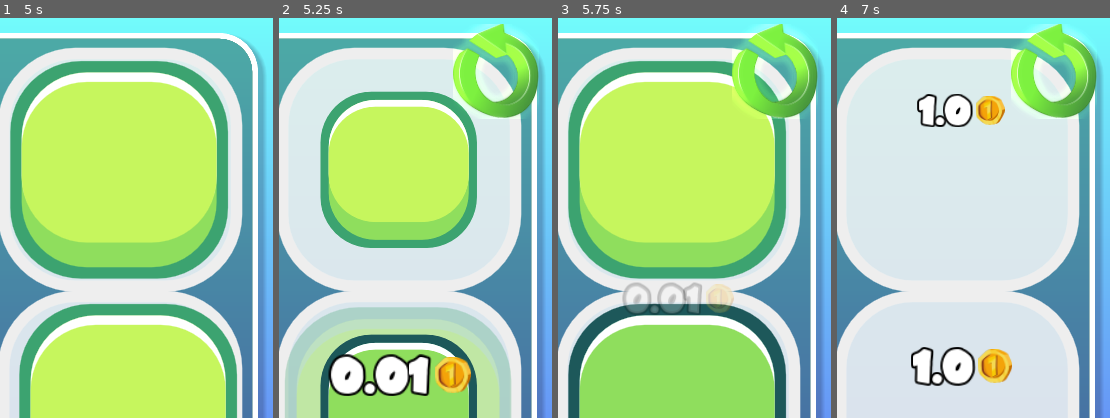
Above: before the commit, frames 1-4 (left to right).
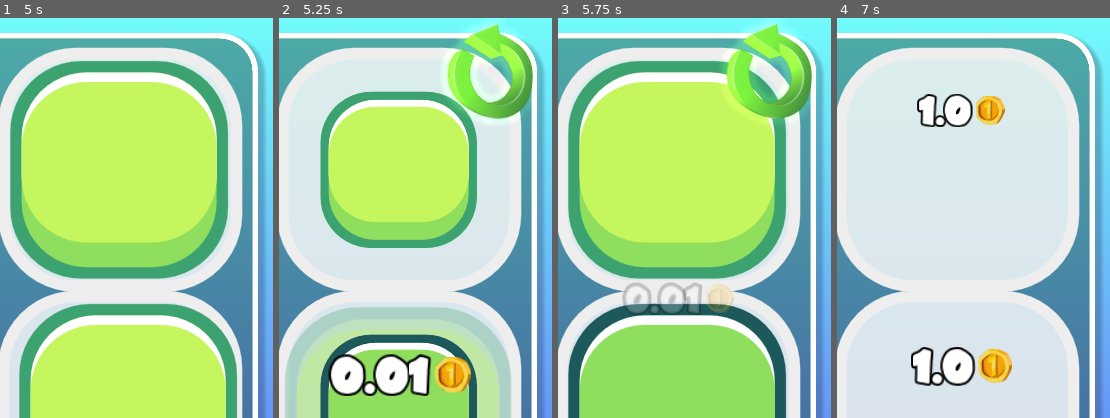
Above: after the commit, the same moments.

Repository: TimothyAlexisVass/a-game
Game: Godot game, scene res://scenes/main.tscn
Two runs of this game, one before a commit and one after it. Both use one fixed random seed, a clock stepped at 60 frames per second and the inputs below.
Inputs (mouse positions are % of the whole screen's width and height, from its top left; square brackets give the same spot before the commit, where the layout moved):
- Up to frame 1 (5 s): tap Enter at 0.5 s; move the mouse to (72, 45) at 0.52 s; hold Right (ui_right) 0.53-1.25 s; click (72, 45) at 0.67 s; drag from (30, 55) to (45, 70) at 1.27 s; move the mouse to (60, 28) at 2.02 s; hold Right (ui_right) 2.03-2.75 s; drag from (45, 70) to (20, 35) at 2.77 s; move the mouse to (80, 65) at 3.52 s; hold Left (ui_left) 3.53-4.25 s; drag from (20, 35) to (35, 25) at 4.27 s
- Up to frame 2 (5.25 s): move the mouse to (55, 50) at 5.02 s; hold Down (ui_down) from 5.03 s (still down); click (55, 50) at 5.17 s
- Up to frame 3 (5.75 s): keep holding Down (ui_down)
- Up to frame 4 (7 s): release Down (ui_down) at 5.75 s; drag from (35, 25) to (30, 55) at 5.77 s; click (89, 7) [90, 7] at 6.5 s
The pictures show only the part of the screen within x 50-100%, y 0-50%; the shares and areas given below are measured in that part.

Frame 1 is identical in both runs. In frame 2, 2.8% of the frame differs, in the area x 61-96%, y 0-26%; in frame 3, 2.7%; in frame 4, 4.4%, in the area x 63-96%, y 1-25%.

Commit message:
Correction to Recycle button.

Diff:
--- a/assets/recycle.svg
+++ b/assets/recycle.svg
@@ -10,12 +10,12 @@
    xmlns:xlink="http://www.w3.org/1999/xlink"
    xmlns:sodipodi="http://sodipodi.sourceforge.net/DTD/sodipodi-0.dtd"
    xmlns:inkscape="http://www.inkscape.org/namespaces/inkscape"
-   width="90"
-   height="100"
-   viewBox="0 0 23.8125 26.458332"
+   width="110"
+   height="120"
+   viewBox="0 0 29.104166 31.749998"
    version="1.1"
    id="svg1275"
-   inkscape:version="0.92.4 (f8dce91, 2019-08-02)"
+   inkscape:version="0.92.3 (2405546, 2018-03-11)"
    sodipodi:docname="recycle.svg">
   <defs
      id="defs1269">
@@ -92,14 +92,14 @@
      inkscape:pageopacity="0.0"
      inkscape:pageshadow="2"
      inkscape:zoom="3.959798"
-     inkscape:cx="36.497152"
+     inkscape:cx="-3.6564114"
      inkscape:cy="20.037146"
      inkscape:document-units="mm"
      inkscape:current-layer="layer1"
      showgrid="false"
-     inkscape:window-width="1533"
+     inkscape:window-width="1600"
      inkscape:window-height="845"
-     inkscape:window-x="67"
+     inkscape:window-x="0"
      inkscape:window-y="27"
      inkscape:window-maximized="1"
      units="px" />
@@ -119,10 +119,10 @@
      inkscape:label="Layer 1"
      inkscape:groupmode="layer"
      id="layer1"
-     transform="translate(0,-270.54167)">
+     transform="translate(0,-265.25001)">
     <g
        id="g2873"
-       transform="matrix(0.14823521,0,0,0.13546476,-5.3897393,264.89064)">
+       transform="matrix(0.14823521,0,0,0.13546476,-2.6624369,262.4608)">
       <path
          style="fill:url(#linearGradient1915);fill-opacity:1;stroke:none;stroke-width:0.08393058;stroke-miterlimit:4;stroke-dasharray:none;stroke-opacity:1;paint-order:markers stroke fill"
          d="M 112.70999,75.057022 C 112.74779,75.852271 82.384203,62.33052 82.384203,62.33052 L 66.267188,76.660179 116 …(601 unchanged characters)…
--- a/scenes/main.tscn
+++ b/scenes/main.tscn
@@ -360,12 +360,11 @@
 [node name="RecycleButton" type="TextureButton" parent="BoardBackground" groups=[
 "User Interface Buttons",
 ]]
-visible = false
 material = SubResource( 13 )
-margin_left = 455.764
-margin_top = -10.0638
-margin_right = 545.764
-margin_bottom = 89.9362
+margin_left = 440.0
+margin_top = -20.0
+margin_right = 550.0
+margin_bottom = 100.0
 texture_normal = ExtResource( 10 )
 __meta__ = {
 "_edit_group_": true,
--- a/scripts/grid.gd
+++ b/scripts/grid.gd
@@ -298,13 +298,13 @@
 	Main.set_board_variables()
 	Main.generate_tile_backgrounds()
 
+	get_node("../RecycleButton").visible = false
+
 	#Wait 1 second before adding tiles
 	yield(get_tree().create_timer(1), "timeout")
 
 	Main.move_enabled = true
 	full_board = false
-
-	get_node("../RecycleButton").visible = false
 
 	Main.all_tiles = []
 	#Make Main.all_tiles into 2D_array
